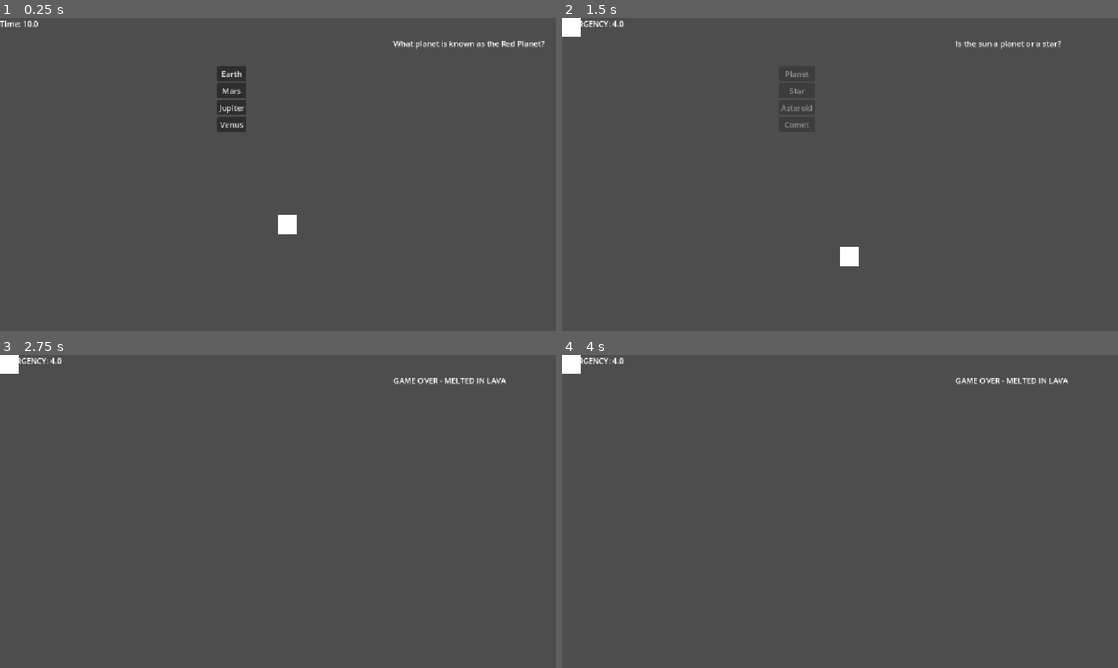
Above: before the commit, frames 1-4 (two rows, left to right).
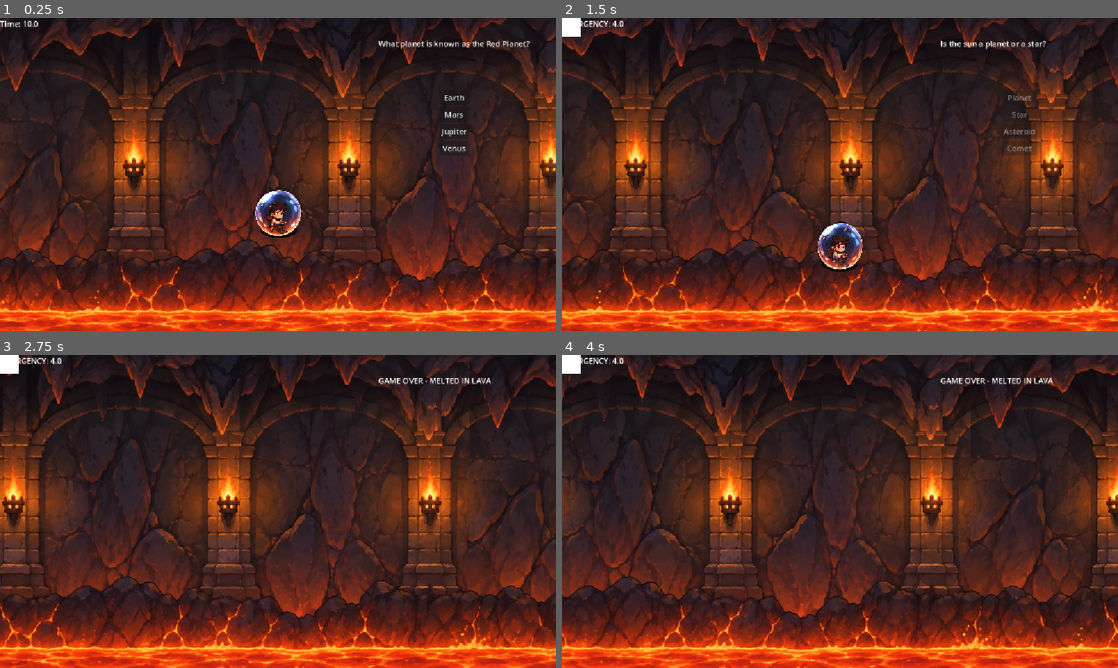
Above: after the commit, the same moments.

Repository: vaisakh-collab/BubbleGravity
Game: Godot game, scene res://Main.tscn
Same seed, same stepped clock (60 frames per second), same inputs: the game is played once before the commit and once after it. The engine's default icon, where the game draws it, is replaced by a stand-in: a white triangle on a blue panel in a dark square.
Inputs:
- Up to frame 1 (0.25 s): no input
- Up to frame 2 (1.5 s): click "Earth" at 0.5 s; click "Planet" at 1.25 s
- Up to frame 3 (2.75 s): no input
- Up to frame 4 (4 s): no input

The runs differ from the first frame. In frame 1, 99% of the frame differs, in the area x 0-100%, y 0-100%; in frame 2, 99%; in frame 3, 100%; in frame 4, 100%.

Commit message:
Add game background and player sprites

Diff:
--- a/Main.tscn
+++ b/Main.tscn
@@ -1,7 +1,15 @@
 [gd_scene format=3 uid="uid://sneyvaaj7gmp"]
 
 [ext_resource type="Script" uid="uid://dplyq11027nl4" path="res://main.gd" id="1_glv2v"]
+[ext_resource type="Texture2D" uid="uid://bea3gcs54yv6x" path="res://Level1_background.jpeg" id="2_cm0pq"]
 [ext_resource type="Script" uid="uid://c7g852hctpjlc" path="res://player.gd" id="2_r0du0"]
+[ext_resource type="Texture2D" uid="uid://dcr7uyvhtcqui" path="res://Stage1.png" id="4_cm0pq"]
+[ext_resource type="Texture2D" uid="uid://butn81h3foey1" path="res://Stage2.png" id="5_wkp8b"]
+[ext_resource type="Texture2D" uid="uid://cutdwv8tnigl0" path="res://Stage3.png" id="6_20pc6"]
+[ext_resource type="Texture2D" uid="uid://bt0syswfy81mt" path="res://Stage4.png" id="7_5vvyt"]
+[ext_resource type="Texture2D" uid="uid://3xcij48rl1ma" path="res://Stage5.png" id="8_c6i3y"]
+[ext_resource type="Texture2D" uid="uid://cwdfbia704eq6" path="res://Stage6.png" id="9_c2ibq"]
+[ext_resource type="Texture2D" uid="uid://bhlrggvbn38ip" path="res://icon.svg" id="10_j4qnp"]
 
 [sub_resource type="RectangleShape2D" id="RectangleShape2D_r0du0"]
 size = Vector2(3617, 411.5)
@@ -17,29 +25,32 @@
 answer_buttons = [NodePath("CanvasLayer/ButtonContainer/Answer1"), NodePath("CanvasLayer/ButtonContainer/Answer2"), NodePath("CanvasLayer/ButtonContainer/Answer3"), NodePath("CanvasLayer/ButtonContainer/Answer4")]
 
 [node name="Parallax2D" type="Parallax2D" parent="." unique_id=11039139]
-repeat_size = Vector2(1920, 0)
+repeat_size = Vector2(1248, 0)
 autoscroll = Vector2(-100, 0)
 repeat_times = 3
 
 [node name="Sprite2D" type="Sprite2D" parent="Parallax2D" unique_id=793158073]
+scale = Vector2(0.78, 0.78)
+texture = ExtResource("2_cm0pq")
+centered = false
 
 [node name="Lava" type="Area2D" parent="." unique_id=622069378]
 
 [node name="LavaCollision" type="CollisionShape2D" parent="Lava" unique_id=2056796054]
-position = Vector2(3, 844)
+position = Vector2(1, 814)
 shape = SubResource("RectangleShape2D_r0du0")
 
 [node name="Player" type="CharacterBody2D" parent="." unique_id=1944776027]
 position = Vector2(576, 400)
 script = ExtResource("2_r0du0")
-
-[node name="ColorRect" type="ColorRect" parent="Player" unique_id=1203835970]
-offset_right = 40.0
-offset_bottom = 40.0
-metadata/_edit_use_anchors_ = true
+bubble_sprites = Array[Texture2D]([ExtResource("4_cm0pq"), ExtResource("5_wkp8b"), ExtResource("6_20pc6"), ExtResource("7_5vvyt"), ExtResource("8_c6i3y"), ExtResource("9_c2ibq"), ExtResource("10_j4qnp")])
 
 [node name="CollisionShape2D" type="CollisionShape2D" parent="Player" unique_id=653429635]
 shape = SubResource("CircleShape2D_uu6xs")
+
+[node name="Sprite2D" type="Sprite2D" parent="Player" unique_id=133191559]
+scale = Vector2(0.2, 0.2)
+texture = ExtResource("4_cm0pq")
 
 [node name="CanvasLayer" type="CanvasLayer" parent="." unique_id=1951910527]
 
@@ -48,9 +59,9 @@
 offset_bottom = 40.0
 
 [node name="QuestionLabel" type="Label" parent="CanvasLayer" unique_id=1471099370]
-offset_left = 815.0
+offset_left = 784.0
 offset_top = 41.0
-offset_right = 1389.0
+offset_right = 1358.0
 offset_bottom = 231.0
 
 [node name="TimerLabel" type="Label" parent="CanvasLayer" unique_id=74484169]
@@ -58,10 +69,10 @@
 offset_bottom = 23.0
 
 [node name="ButtonContainer" type="VBoxContainer" parent="CanvasLayer" unique_id=1515524327]
-offset_left = 450.0
-offset_top = 100.0
-offset_right = 490.0
-offset_bottom = 144.0
+offset_left = 911.0
+offset_top = 149.0
+offset_right = 951.0
+offset_bottom = 193.0
 
 [node name="Answer1" type="Button" parent="CanvasLayer/ButtonContainer" unique_id=1380191331]
 layout_mode = 2
--- a/player.gd
+++ b/player.gd
@@ -12,13 +12,21 @@
 @export var bob_frequency: float = 3.0   # How fast it bobs
 @export var glide_amount: float = 120.0  # Pixels to move up on correct answer
 
+@export_category("Bubble Visuals")
+@export var bubble_sprites: Array[Texture2D] = [] # Drag Stage1 to Stage7 here
+@export var emergency_fall_duration: float = 3.0
+@onready var sprite_2d: Sprite2D = $Sprite2D
+
 var base_y: float
 var time_passed: float = 0.0
 var screen_top_margin: float = 50.0
+var current_degrade_stage: int = 0 	#Tracks stages 0 to 5 (Stage1 to Stage6)
+var fall_timer: float = 0.0
 
 func _ready() -> void:
 	# Set the initial hover height to where you place it in the editor
 	base_y = global_position.y
+	update_sprite()
 
 func _physics_process(delta: float) -> void:
 	match current_state:
@@ -42,10 +50,24 @@
 			# Thrust fails; gravity takes full control
 			velocity.y += gravity * delta
 
+			# Track time spent falling
+			fall_timer += delta
+
+			# Map the fall time across the 6 stages based on your custom duration
+			var stage_index = int((fall_timer / emergency_fall_duration) * 6)
+			current_degrade_stage = clamp(stage_index, 0, 5)
+			update_sprite()
+
 		State.DEAD:
 			velocity = Vector2.ZERO
 
 	move_and_slide()
+
+# --- SPRITE HELPER ---
+
+func update_sprite() -> void:
+	if bubble_sprites.size() > current_degrade_stage:
+		sprite_2d.texture = bubble_sprites[current_degrade_stage]
 
 # --- GAME LOGIC TRIGGERS ---
 
@@ -54,15 +76,25 @@
 		# Shift the anchor point higher. The physics_process will smoothly glide it up.
 		base_y -= glide_amount
 
+		# Flash the "correct answer" sprite (Stage7 is at index 6) if available
+		if bubble_sprites.size() > 6:
+			sprite_2d.texture = bubble_sprites[6]
+			await get_tree().create_timer(1.0).timeout
+			update_sprite()
+
 func on_wrong_answer() -> void:
-	# Trigger visual degradation animation here (e.g., $AnimationPlayer.play("degrade"))
 	current_state = State.FALLING
+	fall_timer = 0.0  # <--- Reset timer so the degradation starts fresh from Stage 1
+	current_degrade_stage = 0
+	update_sprite()
 
 func on_emergency_survived() -> void:
 	# Restore thrust engine, lock in the new lower position so they don't rubber-band up
 	current_state = State.HOVERING
 	base_y = global_position.y
-	# Trigger repair animation here
+	# Reset degradation back to healthy state (Stage1 at index 0)
+	current_degrade_stage = 0
+	update_sprite()
 
 func _on_lava_area_entered(area: Area2D) -> void:
 	# Connect your lava Area2D to this or check collisions
Binary file added: Level1_background.jpeg
Not shown, added: Level1_background.jpeg.import
Binary file added: Stage1.png
Not shown, added: Stage1.png.import
Binary file added: Stage2.png
Not shown, added: Stage2.png.import
Binary file added: Stage3.png
Not shown, added: Stage3.png.import
Binary file added: Stage4.png
Not shown, added: Stage4.png.import
Binary file added: Stage5.png
Not shown, added: Stage5.png.import
(and 2 more such lines)
